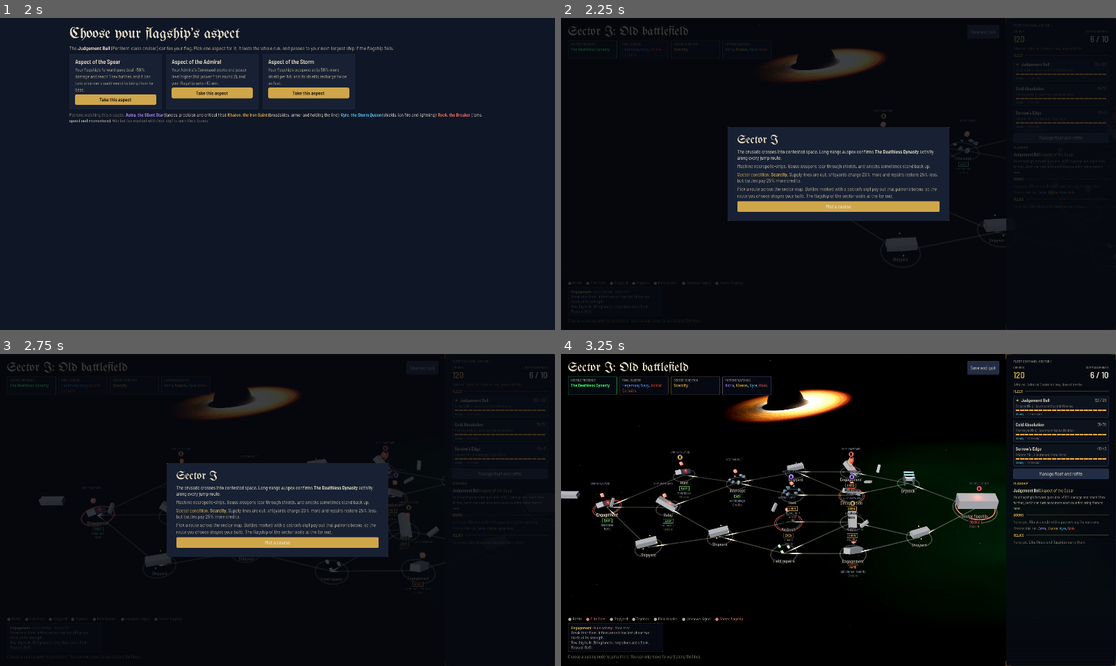
Above: before the commit, frames 1-4 (two rows, left to right).
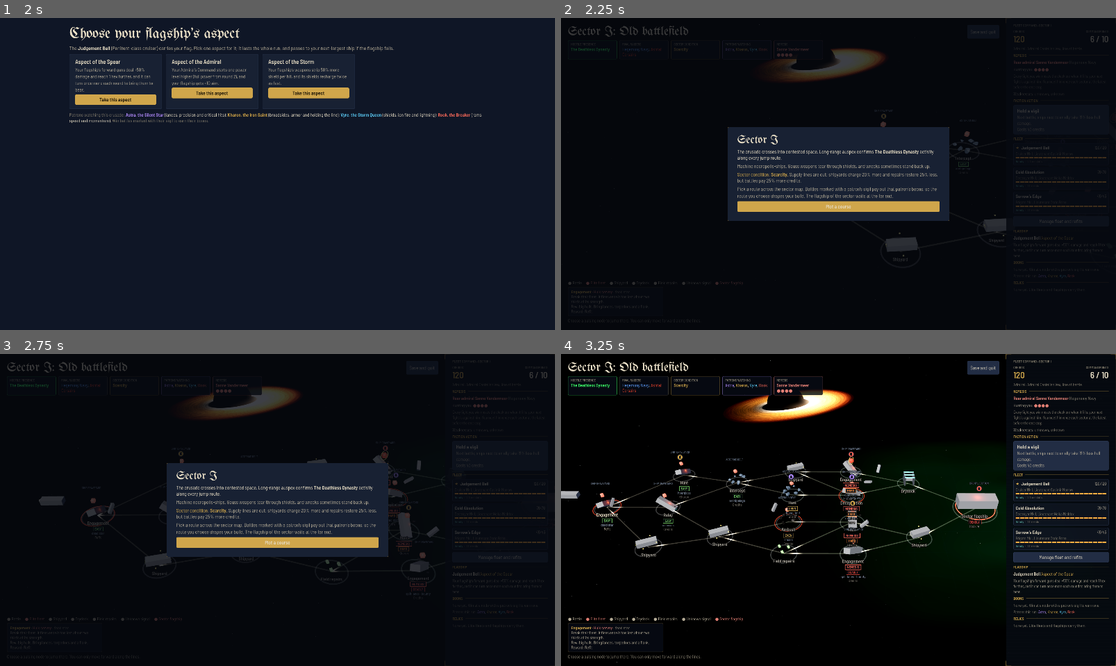
Above: after the commit, the same moments.

Repository: rcbailey12/voidsworn
Game: Godot game, scene res://main/main.tscn
Same seed, same stepped clock (60 frames per second), same inputs: the game is played once before the commit and once after it.
Inputs (mouse positions are in pixels of both pictures, inside the frame that each line leads up to):
- Up to frame 1 (2 s): click "New run" at 0.5 s; click "Launch the crusade" at 1.25 s
- Up to frame 2 (2.25 s): click "Take this aspect" at 2 s
- Up to frame 3 (2.75 s): no input
- Up to frame 4 (3.25 s): tap Enter at 2.75 s; drag from (838, 510) to (894, 441) at 2.77 s

Frame 1 is identical in both runs. In frame 2, 0.9% of the frame differs, in the area x 38-99%, y 7-86%; in frame 3, 1.0%; in frame 4, 5.4%, in the area x 1-99%, y 7-88%.

Commit message:
G3: campaign screens for the stream B changes
Nemesis card and faction action in the war-room panel, Nemesis tag on his
node (3D and flat maps) and in the intel strip, blue event options with
their requirement, boon reroll and decline, class refits at the shipyard,
gated prizes, the adaptation line on the new-sector screen. The danger band
treats the Nemesis fight as an elite with his scars and adaptations.

Co-Authored-By: Claude Opus 5.5 <noreply@anthropic.com>
Claude-Session: https://claude.ai/code/session_01VJBdzhr7ytnn2ZtL2Z9aWh

Diff:
--- a/godot/ui/campaign/campaign_ui.gd
+++ b/godot/ui/campaign/campaign_ui.gd
@@ -22,6 +22,7 @@
 const VERD := Color("#5fb3a6")
 const BLOOD := Color("#e27f74")
 const GLASS := Color(0.047, 0.07, 0.12, 0.80)
+const BLUE := Color("#62a8ff")   # B4 blue event options
 
 var C                      # the campaign (campaign.gd)
 var k := 1.0
@@ -149,6 +150,10 @@
 	for x in list:
 		if x[0] == act and x[1] == a: return x
 	return []
+func _arg_of(list: Array, act: String) -> String:   # the arg of the first button with this action ("" when none)
+	for x in list:
+		if x[0] == act: return x[1]
+	return ""
 func abtn(text: String, act: String, arg = "", primary: bool = false, small: bool = false, list = null) -> Button:
 	var found = _find(list if list != null else _acts, act, arg)
 	if found.is_empty(): return null
@@ -420,8 +425,9 @@
 	var ps = []
 	for pp in R["patrons"]: ps.append(c(esc(C.PATRONS[pp]["short"]), Color(C.PATRONS[pp]["col"])))
 	row.add_child(box.call("Patrons watching", ", ".join(PackedStringArray(ps)), Color(0.7, 0.6, 1.0), "Win at a node with a patron's sigil and that patron offers a boon."))
-	if R.get("nemesis") != null:   # stream B's Nemesis: shown when the run carries one
-		var nm = R["nemesis"]; row.add_child(box.call("Nemesis", esc(str(nm.get("name", nm.get("n", "The Nemesis")))) + ((" " + c("\u00b7 " + str(nm.get("clock")), BLOOD)) if nm.get("clock") != null else ""), BLOOD))
+	if C.jt(R.get("nem")) and not C.jt(R["nem"].get("dead")):   # B4: the Nemesis and his clock
+		var nm = R["nem"]; var dots = "\u25cf".repeat(int(nm["clock"])) + "\u25cb".repeat(max(0, int(C.NEM_CLOCK) - int(nm["clock"])))
+		row.add_child(box.call("Nemesis", "[b]" + c(esc(nm["name"]), BLOOD) + "[/b] " + c(dots, BLOOD), BLOOD, "Every fight you win moves his clock on; when it fills, your next fight is against him. You meet him once each sector at the latest before the rest stop."))
 	return row
 func _reward_label(rw) -> String:
 	if rw == null or not (rw is Dictionary): return ""
@@ -463,6 +469,7 @@
 	top.add_child(_readout("Command points", C.numstr(C.fleetCP()) + " / " + C.numstr(R["cpCap"]), BONE, true)); v.add_child(top)
 	var A = C.ADMIRALS[R["admiral"]]
 	v.add_child(lbl("Admiral: " + str(A["n"]) + ", " + str(A["doc"]).to_lower(), 14, BONE3))
+	_nem_panel(v); _verb_panel(v)
 	v.add_child(_wr_head("Fleet"))
 	var fs = C.flagshipOf()
 	for s in R["fleet"]:
@@ -505,6 +512,34 @@
 		for r in R["relics"]: v.add_child(rich("[b]" + esc(C.relicName(r)) + "[/b]\n" + c(esc(C.RELICS[r]["d"]), BONE2), 14))
 	else: v.add_child(lbl("None yet. Elite fleets and flagships carry them.", 14, BONE3))
 	return p
+# B4: the Nemesis card (clock, known weaknesses, adaptations) and the faction action button, as campaign_run.js nemPanel / verbPanel
+func _nem_panel(v: VBoxContainer) -> void:
+	var N = C.RUN.get("nem")
+	if not C.jt(N): return
+	var F = C.FACTIONS.get(N["fac"])
+	v.add_child(_wr_head("Nemesis"))
+	if C.jt(N.get("dead")):
+		v.add_child(lbl(C.nemFull() + " is dead.", 14, BONE3)); return
+	v.add_child(rich("[b]" + c(esc(C.nemFull()), BLOOD) + "[/b] " + c(esc(F["n"] if F != null else "") + ((", scarred %dx" % int(N["scars"])) if C.jt(N.get("scars")) else ""), BONE3), 15))
+	var dots = "●".repeat(int(N["clock"])) + "○".repeat(max(0, int(C.NEM_CLOCK) - int(N["clock"])))
+	var met = float(N["met"]) >= float(C.RUN["sector"])
+	var tail = (" " + c("[b]His fleet is coming: your next fight is his.[/b]", BLOOD)) if C.jt(N.get("strike")) else ((" " + c("(met this sector)", BONE3)) if met else "")
+	v.add_child(rich(c("Hunting you: ", BONE2) + c(dots, BLOOD) + tail, 14))
+	v.add_child(lbl("Every fight you win moves the clock on; when it fills, your next fight is against him. You meet him once each sector at the latest before the rest stop.", 13, BONE3))
+	var ws = []
+	for w in N["weak"]: ws.append(c(esc(C.NEM_WEAK[w]["n"]), GILT) if N["revealed"].has(w) else c("unknown", BONE3))
+	v.add_child(rich(c("Weaknesses: ", BONE2) + ", ".join(PackedStringArray(ws)), 14))
+	if N["adapt"].size() > 0:
+		var ad = []
+		for a in N["adapt"]: ad.append(c(esc(C.NEM_ADAPT[a]["n"]), BLOOD))
+		v.add_child(rich(c("Adapted: ", BONE2) + ", ".join(PackedStringArray(ad)), 14))
+func _verb_panel(v: VBoxContainer) -> void:
+	var V = C.verbFor()
+	if V == null: return
+	var used = float(C.z0(C.RUN.get("verbUsed"))) >= float(C.RUN["sector"])
+	v.add_child(_wr_head("Faction action"))
+	add(v, choice(str(V["n"]), str(V["d"]) + "\n" + ("Used this sector" if used else C.verbCostText(V)), "factionVerb"))
+	if C.jt(C.RUN.get("verbNext")): v.add_child(lbl("Ready for your next battle.", 13, GILT))
 func _seg_bar(f: float) -> Control:
 	var h = HBoxContainer.new(); h.add_theme_constant_override("separation", px(2))
 	var n = 20; var on = int(round(clamp(f, 0.0, 1.0) * n))
@@ -629,6 +664,13 @@
 		else: add(cv2[1], abtn("Buy for " + C.numstr(C.jsround(float(C.MODULES[m]["cost"]) * pm)), "buyMod", i))
 		ms.add_child(cv2[0])
 	v.add_child(ms)
+	v.add_child(lbl("Class refits", 20, BONE, font_semi))
+	v.add_child(lbl("A class refit upgrades every ship of that class you own now or later: +6% hull and +6% damage per level, up to " + C.numstr(C.CLASS_TRACK_MAX) + ".", 15, BONE3))
+	var tr = flow(8)
+	for cls in C.fleetClasses():
+		var lv = int(C.classTrack(cls)); var mx = lv >= int(C.CLASS_TRACK_MAX)
+		add(tr, abtn(str(cls) + " " + "●".repeat(lv) + "○".repeat(int(C.CLASS_TRACK_MAX) - lv) + " " + ("(full)" if mx else "for " + C.numstr(C.classTrackCost(cls))), "buyTrack", cls))
+	v.add_child(tr)
 	return v
 
 # ---------------- the battle page (stub battles; the game shell replaces it with the real battle) ----------------
@@ -826,6 +868,9 @@
 				v.add_child(rich("With the flagship broken, the fleet jumps deeper. Fleet command expands: [b]" + c("+3 command points", GILT) + "[/b], and crews patch 40% of every hull during the transit.", 17))
 				v.add_child(rich("Auspex confirms [b]" + esc(F["n"]) + "[/b] ahead.", 17))
 			if md["kind"] == "intro": p.call(F.get("blurb", ""), BONE2)
+			if md["kind"] == "sector" and d.get("adapt") != null and C.NEM_ADAPT.has(d["adapt"]):
+				var NA = C.NEM_ADAPT[d["adapt"]]
+				v.add_child(rich(c("Intelligence: " + esc(C.nemFull()) + " has adapted to you: [b]" + esc(NA["n"]) + "[/b] (" + esc(NA["why"]) + "). " + esc(NA["d"]), BLOOD), 17))
 			if d["cond"] != null: v.add_child(rich(c("Sector condition: [b]" + esc(d["cond"]["n"]) + "[/b].", GILT) + " " + c(esc(d["cond"]["d"]), BONE2), 17))
 			if md["kind"] == "sector": p.call(F.get("blurb", ""), BONE2)
 			if md["kind"] == "intro": p.call("Pick a route across the sector map. Battles marked with a patron’s sigil pay out that patron’s boons, so the route you choose shapes your build. The flagship of the sector waits at the far end.", BONE2)
@@ -846,7 +891,8 @@
 			var ev = d["ev"]; h2.call(ev["t"]); p.call(ev["b"])
 			for i in range(ev["o"].size()):
 				var o = ev["o"][i]; var cost = o["r"].get("cost") if o["r"] is Dictionary else null; var ok = not C.jt(cost) or float(R["credits"]) >= float(cost)
-				add(v, choice(o["l"], str(o["s"]) + ("" if ok else " (not enough credits)"), "eventChoice", i, acts))
+				var blue = C.jt(o.get("need"))   # B4 blue options: the requirement in plain words, shown either way
+				add(v, choice(o["l"], str(o["s"]) + ("" if ok else " (not enough credits)"), "eventChoice", i, acts, BLUE if blue else null, ("[" + C.needText(o["need"]) + "]") if blue else "", BLUE))
 		"event_result":
 			h2.call(d["ev"]["t"])
 			for l in d["lines"]: p.call(l)
@@ -887,7 +933,7 @@
 				pv.add_child(rich("[b]" + esc(r["p"]["name"]) + "[/b] " + c(esc(H["n"]) + ", " + C.numstr(C.or_(H.get("cp"), 1)) + " command point" + ("s" if float(C.or_(H.get("cp"), 1)) > 1 else "") + ", " + str(hp) + "% hull", BONE3), 16))
 				var g = GridContainer.new(); g.columns = 3; g.add_theme_constant_override("h_separation", px(6))
 				var sm2 = (C.modName(r["o"]["strip"]["mod"]) + " + ") if C.jt(r["o"]["strip"]["mod"]) else ""
-				for opt in [["add", "Add", ("Joins at " + str(hp) + "% hull") if r["room"] else "No command points left"], ["strip", "Strip", sm2 + C.numstr(r[" …(100 unchanged characters)…
+				for opt in [["add", "Add", ("Joins at " + str(hp) + "% hull") if r["room"] else ("Your faction cannot field it" if r.get("gate") != null else "No command points left")], ["strip", "Strip", sm2 + C.numstr(r[" …(100 unchanged characters)…
 					var b = choice(opt[1], opt[2], "prizeSet", str(i) + ":" + opt[0], acts, null, "", BONE2, r["k"] == opt[0])
 					if b != null: b.custom_minimum_size.x = px(210); g.add_child(b)
 				pv.add_child(g); v.add_child(pp)
@@ -922,6 +968,8 @@
 				var o = offer[i]; var b = C.BOONS[o["id"]]; var r = int(C.z0(o.get("r"))); var R0 = C.RARITY[r]; var duo = b.get("duo")
 				var tag = ("Duo: " + " + ".join(PackedStringArray(duo.map(func(q): return str(C.PATRONS[q]["short"]))))) if C.jt(duo) else str(R0["n"])
 				add(v, choice(b["n"], C.BOON_D[o["id"]][r], "takeBoon", i, acts, Color(C.PATRONS[duo[0]]["col"]) if C.jt(duo) else pc, tag, Color("#ffd27a") if C.jt(duo) else Color(R0["col"])))
+			var rr = hbox(); add(rr, abtn("Reroll the offer (" + C.numstr(d.get("rerollCost", 0)) + " credits, once)", "boonReroll", _arg_of(acts, "boonReroll"), false, false, acts))
+			add(rr, abtn("Decline: take " + C.numstr(d.get("declineCred", 0)) + " credits", "boonDecline", "", false, false, acts)); v.add_child(rr)
 		"relic":
 			h2.call("The flagship’s vault" if d["boss"] else "Spoils of the elite"); p.call(str(C.REWARD_DEF["relic"]), BONE3); p.call("Choose one.")
 			for r in d["opts"]: add(v, choice(C.relicName(r), C.RELICS[r]["d"], "takeRelic", r, acts))
--- a/godot/ui/campaign/map3d.gd
+++ b/godot/ui/campaign/map3d.gd
@@ -490,6 +490,8 @@
 		elif not fight: name = str(C.NODE_INFO[n["type"]]["n"])
 		elif n["type"] == "boss": name = "Sector flagship"
 		if name != "": _text(name, Vector2(base.x, y), int(15 * s), col, ui.font_semi); y += 17.0 * s
+		if fight and not done and C.nemNodeIs(n):   # B4: his fight is marked before you commit
+			_chip("NEMESIS", Vector2(base.x, y + 2.0 * s), int(12 * s), Color("#ff6b5a"), true); y += 18.0 * s
 		# intel line: danger band chip, board shape, reward
 		if fight and not done and _danger.has(id) and not _danger[id].is_empty():
 			var dg = _danger[id]; var sub = ""
@@ -508,6 +510,7 @@
 				var lab = ui._reward_label(rw)
 				if lab != "": _text(lab, Vector2(base.x, y), int(12 * s), Color("#bfb6a0") if av.has(id) else Color("#7f7a6e"))
 		if fight and C.jt(n.get("map")) and C.MAP_NAME.has(n["map"]) and not done: _text(str(C.MAP_NAME[n["map"]]).to_upper(), top + Vector2(0, -20.0 * s), int(10 * s), Color(0.55, 0.62, 0.72))
+
 		# running totals along the lit routes
 		if on_route.has(id):
 			var rr = on_route[id]; var st = rr[1]
@@ -559,9 +562,14 @@
 	var t = "[b]" + _cc(str(I["n"]).to_upper(), ui.BLOOD if n["type"] in ["elite", "boss"] else ui.GILT) + "[/b]"
 	if fight and C.jt(n.get("map")) and C.MAP_NAME.has(n["map"]): t += "  " + _cc(str(C.MAP_NAME[n["map"]]), ui.BONE3)
 	if C.jt(n.get("done")): t += "  " + _cc("(passed)", ui.BONE3)
-	if fight:
+	var nem = fight and not C.jt(n.get("done")) and C.nemNodeIs(n)
+	if nem:
+		var N = C.RUN["nem"]
+		t += "\n[b]" + _cc("Nemesis: " + ui.esc(C.nemFull()) + "'s fleet", Color("#ff6b5a")) + "[/b] " + _cc("(" + ui.esc(C.FACTIONS[N["fac"]]["n"]) + ", an elite fight)", ui.BONE3)
+	elif fight:
 		var fac = C.nodeFaction(n)
 		if C.FACTIONS.has(fac): t += "\n" + _cc(ui.esc(C.FACTIONS[fac]["n"]), Color(C.FACTIONS[fac].get("glow", "#e07a70"))) + ((" " + _cc("(rival raiders)", ui.BONE3)) if fac != C.RUN["map"]["fac"] else "")
+	if fight:
 		var dg = _danger.get(n["id"], {})
 		if not dg.is_empty():
 			t += "\n[b]" + _cc("Danger: " + dg["band"], dg["col"]) + "[/b] " + _cc("(their strength about %d%% of your fleet's)" % int(round(dg["ratio"] * 100.0)), ui.BONE3)
--- a/godot/ui/campaign/map_intel.gd
+++ b/godot/ui/campaign/map_intel.gd
@@ -30,6 +30,8 @@
 	var t = n["type"]
 	if not (t in ["battle", "elite", "boss"]): return {}
 	var R = C.TB["RAMP"]; var s = int(C.RUN["sector"]); var col = float(n["col"]); var kind = t
+	var nem = not C.jt(n.get("done")) and C.nemNodeIs(n)   # B4: the Nemesis fight is an elite fight, stronger for each scar and adaptation
+	if nem: kind = "elite"
 	var budget = ([0.0, 4.2, 9.5, 14.0][s] + col * (0.9 if s == 1 else (1.0 if s == 2 else 1.1))) * float(R["grow"][s])
 	if kind == "elite": budget *= 1.05
 	var P = fleet_power()
@@ -49,6 +51,7 @@
 	if kind == "elite": threat *= 1.25            # the bigger half of an elite fleet are elites
 	if n.get("mod") == "veteran": threat *= 1.08
 	if C.heatOn("h_elite"): threat *= 1.08
+	if nem: threat *= (1.0 + 0.1 * float(C.RUN["nem"]["scars"])) * (1.0 + 0.06 * C.RUN["nem"]["adapt"].size())
 	var ratio = threat / max(0.5, P)
 	for b in BANDS:
 		if ratio < b[0]: return {"ratio": ratio, "band": b[1], "col": b[2], "threat": threat, "power": P}
--- a/godot/ui/campaign/map_view.gd
+++ b/godot/ui/campaign/map_view.gd
@@ -57,6 +57,7 @@
 			_text(t, Vector2(p.x, below), fs, ui.BONE if av else Color("#8a8474")); below += 14.0 * s
 		if C.jt(n.get("map")) and C.MAP_NAME.has(n["map"]) and not done and (n["type"] == "battle" or n["type"] == "elite" or n["type"] == "boss"):
 			_text(str(C.MAP_NAME[n["map"]]), Vector2(p.x, p.y - r - 7.0 * s), int(10.5 * s), Color("#7f8fa6"))
+		if not done and C.nemNodeIs(n): _text("Nemesis", Vector2(p.x, p.y - r - 20.0 * s), int(12 * s), Color("#ff6b5a"))   # B4
 		var rw = n.get("rw")
 		if rw is Dictionary and not done:
 			if rw.get("k") == "boon" and C.PATRONS.has(rw.get("p")):
